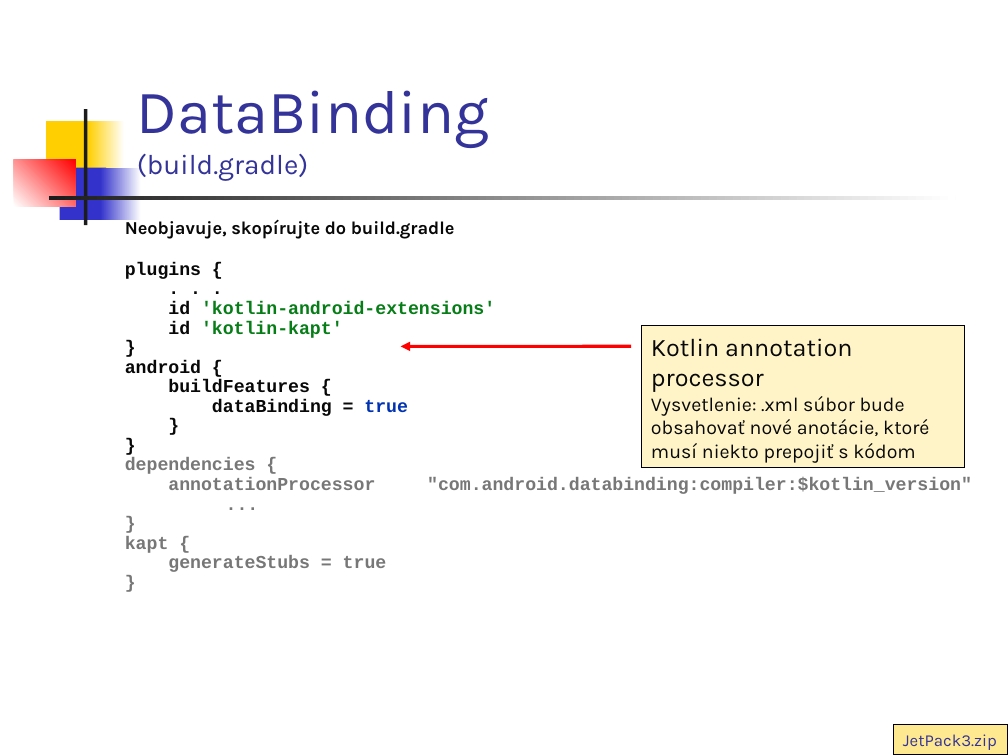
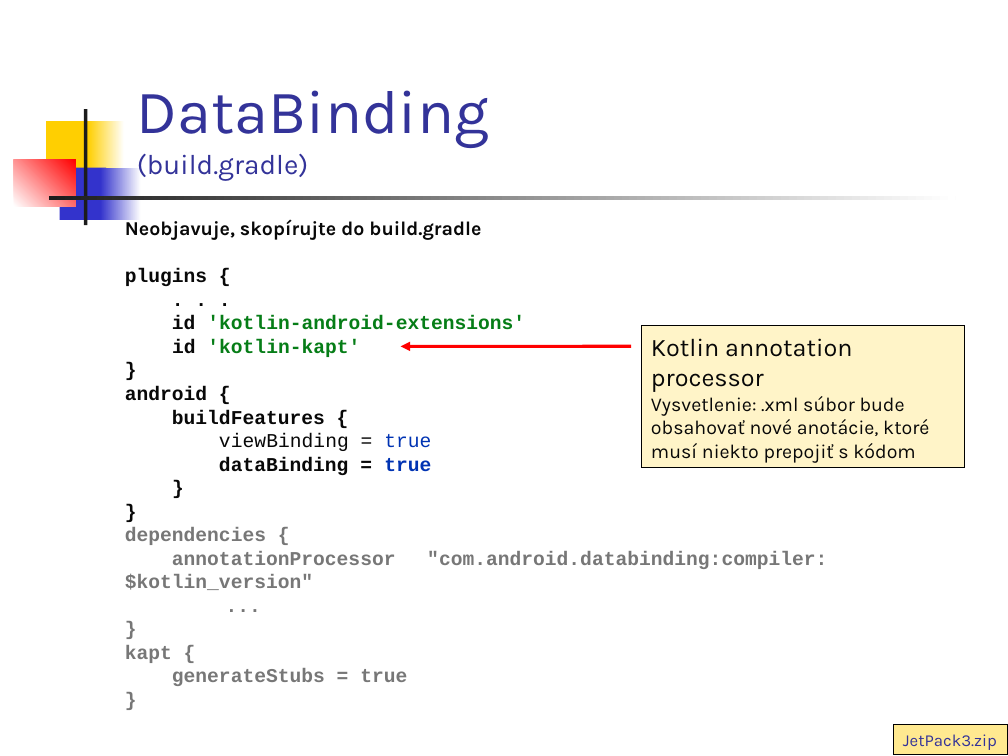
Before and after one commit to vmandro/Prednasky, a slide deck: slide 20 of 07/07_Android.ppt. Drawn at 1008x756 pixels with LibreOffice and Linux fonts; fonts in the diff are those of the drawing. Boxes give left, top, right and bottom in pixels: in the first picture for what was removed or moved away, otherwise in the second. Text is boxed around its words. In the diff, an @@ line names an element or a change of style, - is before the commit and + after.

```diff
--- a/07/07_Android.ppt
+++ b/07/07_Android.ppt
@@ text at [125, 218, 481, 686]: size 12.9 to 14 pt in "Neobjavuje, skopírujte do build.gradle", "plugins {", "} kapt { generateStubs = true }"; line spacing 0.9 to 1 @@
@@ text at [125, 316, 827, 590]: text changed; size 12.9 to 14 pt @@
-. . .
-id 'kotlin-android-extensions'
-id 'kotlin-kapt'
-}
-android {
-buildFeatures {
-dataBinding = true
-}
-}
-dependencies {
-annotationProcessor "com.android.databinding:compiler:$kotlin_version"
-...
+. . .
+id 'kotlin-android-extensions'
+id 'kotlin-kapt'
+}
+android {
+buildFeatures {
+viewBinding = true
+dataBinding = true
+}
+}
+dependencies {
+annotationProcessor "com.android.databinding:compiler:$kotlin_version"
+...
```
Also in this commit, not shown: 20 other slides changed, 1 other file.
